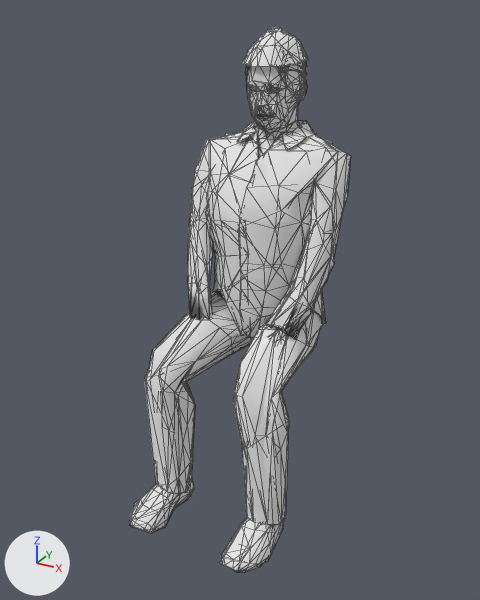
Two versions of the glTF model assets/actors/crowd/fan05.glb, one commit apart.
One viewpoint serves both versions: a 50 mm lens placed at (0.833, -1.487, 1.374), pointed at (0.006, 0.017, 0.622). Arrows for +X, +Y and +Z are at lower left; the lights stay in place. The picture after the commit comes second. Both versions are drawn at frame 0 of the action 'fan05|idle_sway'; the numbers are the values there. Mesh edges are drawn as thin lines.

In view in the first picture: 'fan05', 'fan05_lod1'.
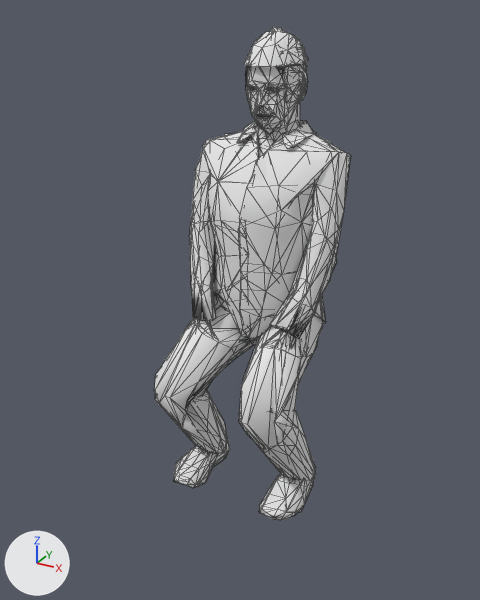
The change, as JSON lines over the scene's bpy script:
```json
{"block": "bone_upperleg01_l", "where": "bone_upperleg01_l = bpy.data.objects['Human.rig.005'].pose.bones['upperleg01.L']  # child of 'pelvis.L'"}
{"op": "set", "path": "bone_upperleg01_l.rotation_quaternion", "old": "(0.816, -0.569, 0.0, -0.098)", "new": "(0.874, -0.48, 0.0, -0.078)", "note": "degrees (-69, -6, -9) -> degrees (-57, -4, -8)"}
{"block": "bone_lowerleg01_l", "where": "bone_lowerleg01_l = bpy.data.objects['Human.rig.005'].pose.bones['lowerleg01.L']  # child of 'upperleg02.L'"}
{"op": "set", "path": "bone_lowerleg01_l.rotation_quaternion", "old": "(0.729, 0.682, -0.036, 0.036)", "new": "(0.62, 0.784, -0.021, 0.017)", "note": "degrees (86, -6, 0) -> degrees (103, -3, -1)"}
{"block": "bone_foot_l", "where": "bone_foot_l = bpy.data.objects['Human.rig.005'].pose.bones['foot.L']  # child of 'lowerleg02.L'"}
{"op": "set", "path": "bone_foot_l.rotation_quaternion", "old": "(0.994, -0.106, 0.01, 0.007)", "new": "(0.934, -0.354, 0.011, 0.044)", "note": "degrees (-12, 1, 1) -> degrees (-41, 3, 4)"}
{"block": "bone_upperleg01_r", "where": "bone_upperleg01_r = bpy.data.objects['Human.rig.005'].pose.bones['upperleg01.R']  # child of 'pelvis.R'"}
{"op": "set", "path": "bone_upperleg01_r.rotation_quaternion", "old": "(0.816, -0.569, 0.0, 0.098)", "new": "(0.874, -0.48, 0.0, 0.078)", "note": "degrees (-69, 6, 9) -> degrees (-57, 4, 8)"}
{"block": "bone_lowerleg01_r", "where": "bone_lowerleg01_r = bpy.data.objects['Human.rig.005'].pose.bones['lowerleg01.R']  # child of 'upperleg02.R'"}
{"op": "set", "path": "bone_lowerleg01_r.rotation_quaternion", "old": "(0.729, 0.682, 0.036, -0.036)", "new": "(0.62, 0.784, 0.021, -0.017)", "note": "degrees (86, 6, 0) -> degrees (103, 3, 1)"}
{"block": "bone_foot_r", "where": "bone_foot_r = bpy.data.objects['Human.rig.005'].pose.bones['foot.R']  # child of 'lowerleg02.R'"}
{"op": "set", "path": "bone_foot_r.rotation_quaternion", "old": "(0.994, -0.106, -0.01, -0.007)", "new": "(0.934, -0.354, -0.011, -0.044)", "note": "degrees (-12, -1, -1) -> degrees (-41, -3, -4)"}
{"block": "bone_upperarm01_l", "where": "bone_upperarm01_l = bpy.data.objects['Human.rig.005'].pose.bones['upperarm01.L']  # child of 'shoulder01.L'"}
{"op": "set", "path": "bone_upperarm01_l.rotation_quaternion", "old": "(0.947, -0.056, 0.072, -0.308)", "new": "(0.946, -0.085, 0.072, -0.305)", "note": "degrees (-9, 6, -36) -> degrees (-12, 5, -36)"}
{"block": "bone_upperarm01_r", "where": "bone_upperarm01_r = bpy.data.objects['Human.rig.005'].pose.bones['upperarm01.R']  # child of 'shoulder01.R'"}
{"op": "set", "path": "bone_upperarm01_r.rotation_quaternion", "old": "(0.946, -0.069, -0.072, 0.31)", "new": "(0.944, -0.095, -0.072, 0.307)", "note": "degrees (-10, -5, 37) -> degrees (-13, -4, 36)"}
```

Changed parts and their boxes (x1, y1, x2, y2) in the pictures (480 x 600 px):
```json
{"object": "fan05", "change": "posed", "before": [130, 28, 351, 573], "after": [154, 27, 351, 520], "on screen": "11% narrower, 10% shorter"}
{"object": "fan05_lod1", "change": "posed", "before": [129, 30, 339, 573], "after": [155, 28, 351, 518], "on screen": "7% narrower, 10% shorter"}
{"bone": "upperleg01.L", "before": "(303, 324) to (295, 335)", "after": "(303, 324) to (296, 339)"}
{"bone": "lowerleg01.L", "before": "(257, 388) to (262, 456)", "after": "(259, 411) to (281, 444)"}
{"bone": "foot.L", "before": "(266, 513) to (244, 553)", "after": "(298, 470) to (279, 504)"}
{"bone": "upperleg01.R", "before": "(238, 309) to (226, 318)", "after": "(238, 309) to (226, 322)"}
{"bone": "lowerleg01.R", "before": "(167, 362) to (172, 426)", "after": "(171, 384) to (195, 416)"}
{"bone": "foot.R", "before": "(177, 480) to (152, 515)", "after": "(214, 442) to (193, 472)"}
{"bone": "upperarm01.L", "before": "(330, 170) to (327, 195)", "after": "(330, 170) to (328, 195)"}
```
